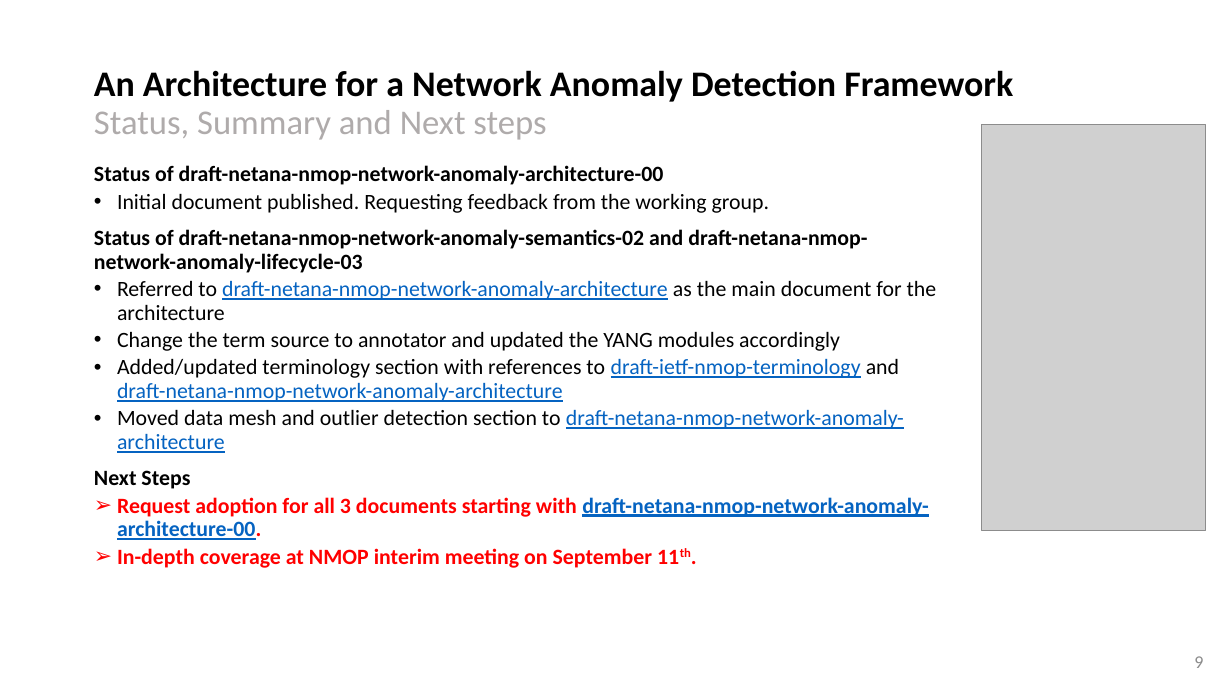
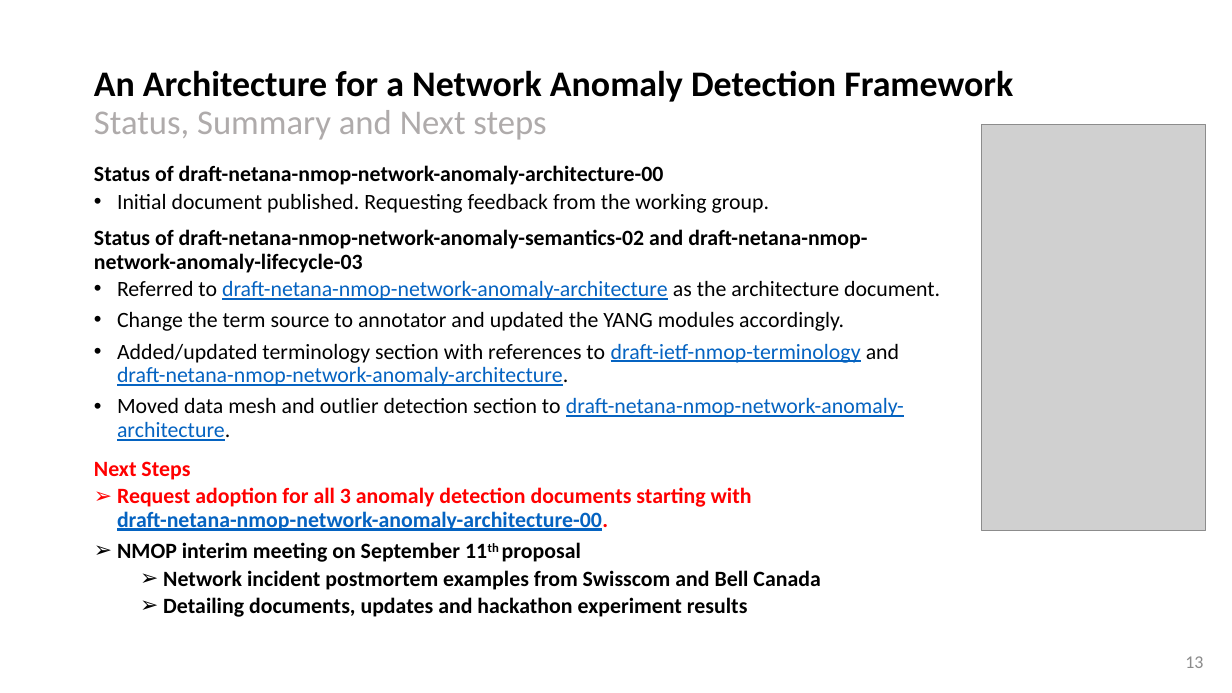
Before and after one commit to network-analytics/ietf-network-analytics-document-status, a slide deck: slide 13 of 120/NMOP/draft-netana-nmop-network-anomaly-architecture-semantics-lifecycle.pptx (slide 9 before the commit). Drawn at 1232x693 pixels with LibreOffice and Linux fonts; fonts in the diff are those of the drawing; grey boxes stand for pictures. Boxes give left, top, right and bottom in pixels: in the first picture for what was removed or moved away, otherwise in the second. Text is boxed around its words. In the diff, an @@ line names an element or a change of style, - is before the commit and + after.

Commit message:
updated, added PoC status and roadmap

```diff
--- a/120/NMOP/draft-netana-nmop-network-anomaly-architecture-semantics-lifecycle.pptx
+++ b/120/NMOP/draft-netana-nmop-network-anomaly-architecture-semantics-lifecycle.pptx
@@ text at (117, 281, 940, 441): text changed @@
-• Referred to draft-netana-nmop-network-anomaly-architecture as the main document for the architecture
-• Change the term source to annotator and updated the YANG modules accordingly
-• Added/updated terminology section with references to draft-ietf-nmop-terminology and draft-netana-nmop-network-anomaly-architecture
-• Moved data mesh and outlier detection section to draft-netana-nmop-network-anomaly-architecture
+• Referred to draft-netana-nmop-network-anomaly-architecture as the architecture document.
+• Change the term source to annotator and updated the YANG modules accordingly.
+• Added/updated terminology section with references to draft-ietf-nmop-terminology and draft-netana-nmop-network-anomaly-architecture.
+• Moved data mesh and outlier detection section to draft-netana-nmop-network-anomaly-architecture.
@@ text at (94, 461, 190, 480): text colour #000000 to #FF0000 in "Next Steps"; more space between paragraphs @@
@@ text at (117, 487, 820, 617): text changed; text colour #FF0000 to #000000 @@
-➢ Request adoption for all 3 documents starting with draft-netana-nmop-network-anomaly-architecture-00.
-➢ In-depth coverage at NMOP interim meeting on September 11th.
+➢ Request adoption for all 3 anomaly detection documents starting with
+  draft-netana-nmop-network-anomaly-architecture-00.
+➢ NMOP interim meeting on September 11th proposal
+  ➢ Network incident postmortem examples from Swisscom and Bell Canada
+  ➢ Detailing documents, updates and hackathon experiment results
@@ page number at (1185, 656, 1203, 668): text changed @@
-9
+13
```
Also in this commit, not shown: 2 other slides changed, 4 slides added, 3 slides removed, 1 other file.
